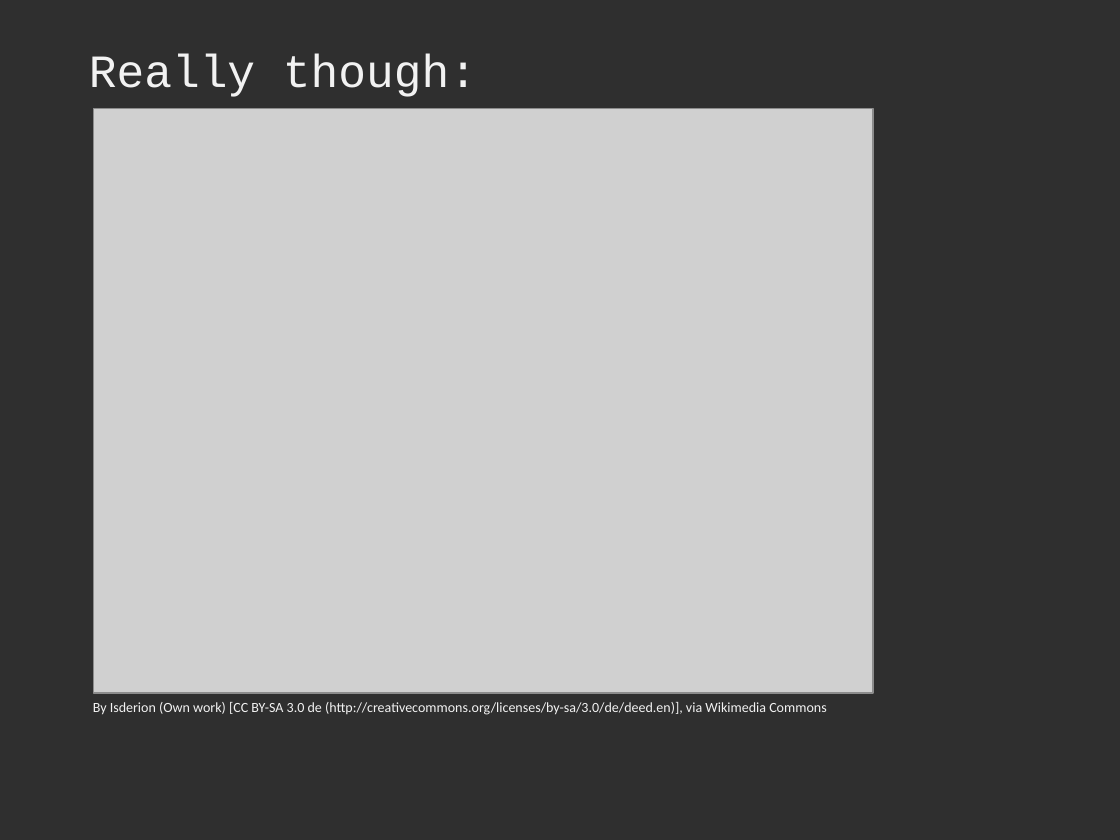
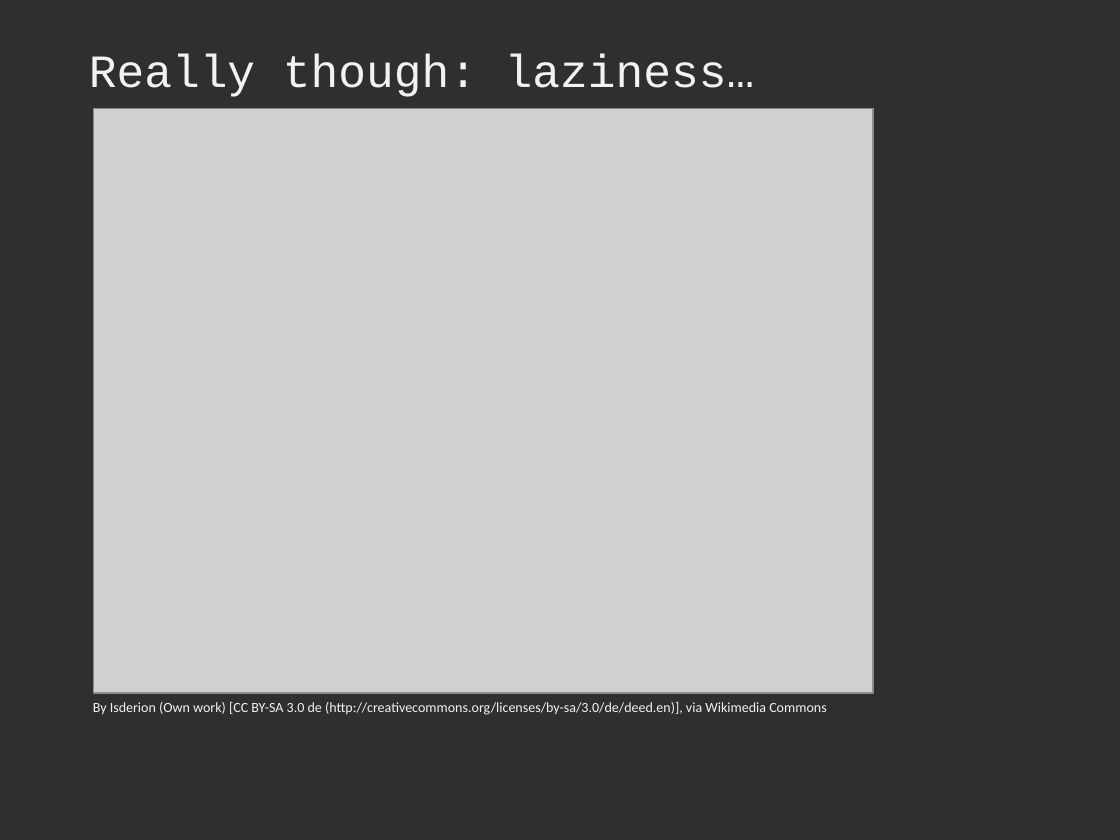
Before and after one commit to DustinEwers/dot-net-mvc-ui-demos, a slide deck: slide 8 of Slides/MVC UI Slides.pptx. Drawn at 1120x840 pixels with LibreOffice and Linux fonts; fonts in the diff are those of the drawing; grey boxes stand for pictures. Boxes give left, top, right and bottom in pixels: in the first picture for what was removed or moved away, otherwise in the second. Text is boxed around its words. In the diff, an @@ line names an element or a change of style, - is before the commit and + after.

```diff
--- a/Slides/MVC UI Slides.pptx
+++ b/Slides/MVC UI Slides.pptx
@@ title at box(89, 54, 755, 97): text changed @@
-Really though:
+Really though: laziness…
```
Also in this commit, not shown: 5 other slides changed, 3 other files.
